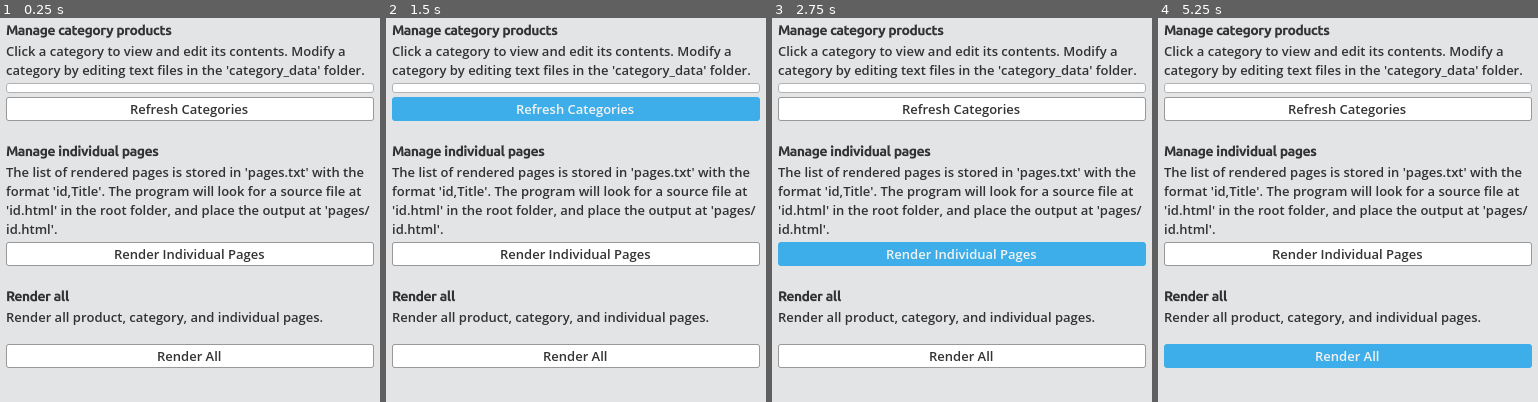
Above: before the commit, frames 1-4 (left to right).
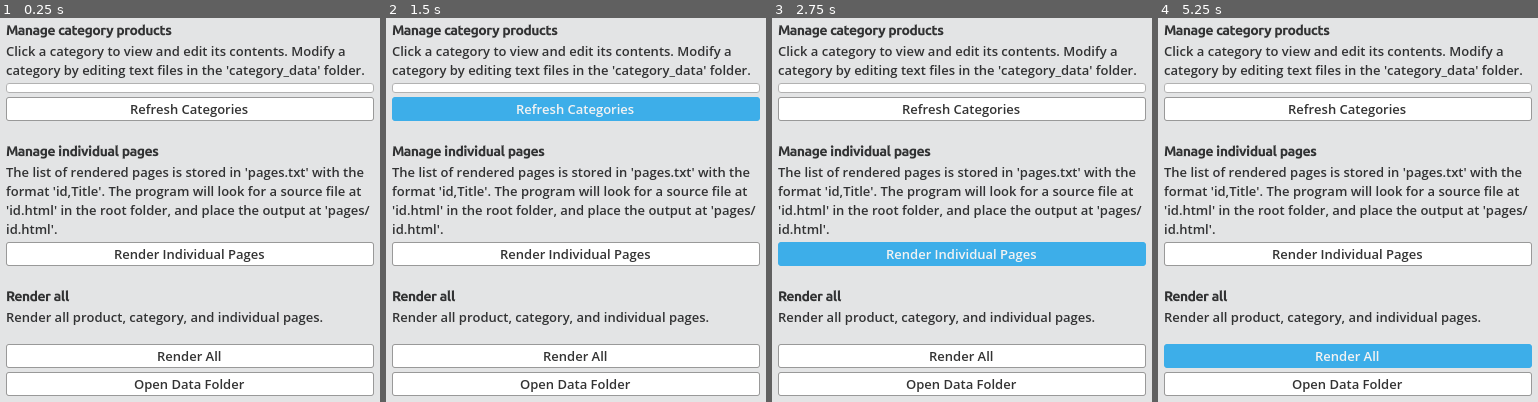
Above: after the commit, the same moments.

Repository: slyllama/wam-web
Game: Godot game, scene res://main_window.tscn
Two runs of this game, one before a commit and one after it. Both use one fixed random seed, a clock stepped at 60 frames per second and the inputs below.
Inputs (mouse positions are in pixels of both pictures, inside the frame that each line leads up to):
- Up to frame 1 (0.25 s): no input
- Up to frame 2 (1.5 s): click (576, 382) at 0.5 s, where only the run after the commit has a clickable "Open Data Folder"; click "Refresh Categories" at 1.25 s
- Up to frame 3 (2.75 s): click "Render Individual Pages" at 2 s
- Up to frame 4 (5.25 s): click "Render All" at 2.75 s; click "Refresh Categories" at 3.5 s; click "Render Individual Pages" at 4.25 s; click "Render All" at 5 s

The runs differ from the first frame. In frame 1, 6.0% of the frame differs, in the area x 1-99%, y 92-99%; in frame 2, 6.0%; in frame 3, 6.0%; in frame 4, 6.0%.

Commit message:
Small fixes

Diff:
--- a/main_window.gd
+++ b/main_window.gd
@@ -57,3 +57,6 @@
 func _on_ra_button_pressed() -> void:
 	%RenderAll.render_all()
 	render_pages()
+
+func _on_open_data_folder_pressed() -> void:
+	OS.shell_open(OS.get_user_data_dir())
--- a/main_window.tscn
+++ b/main_window.tscn
@@ -89,6 +89,10 @@
 layout_mode = 2
 text = "Render All"
 
+[node name="OpenDataFolder" type="Button" parent="Box/VBox" unique_id=1766722809]
+layout_mode = 2
+text = "Open Data Folder"
+
 [node name="RenderAll" type="Node" parent="." unique_id=1016224602]
 unique_name_in_owner = true
 script = ExtResource("4_l06f4")
@@ -96,3 +100,4 @@
 [connection signal="pressed" from="Box/VBox/RefreshCategories" to="." method="_on_refresh_categories_pressed"]
 [connection signal="pressed" from="Box/VBox/RenderPages" to="." method="_on_button_pressed"]
 [connection signal="pressed" from="Box/VBox/RAButton" to="." method="_on_ra_button_pressed"]
+[connection signal="pressed" from="Box/VBox/OpenDataFolder" to="." method="_on_open_data_folder_pressed"]
Not shown, changed: web_template.tar.gz
